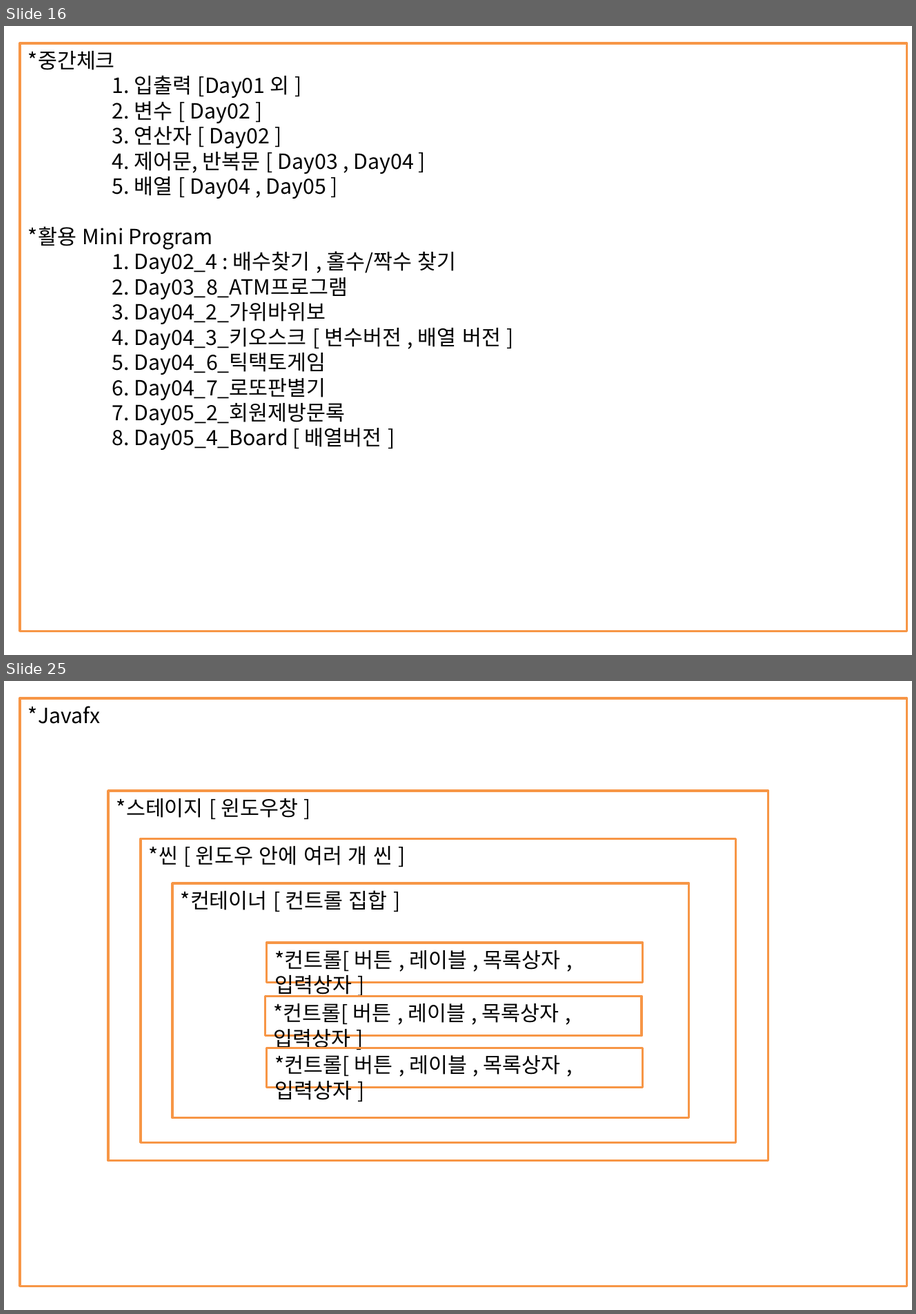
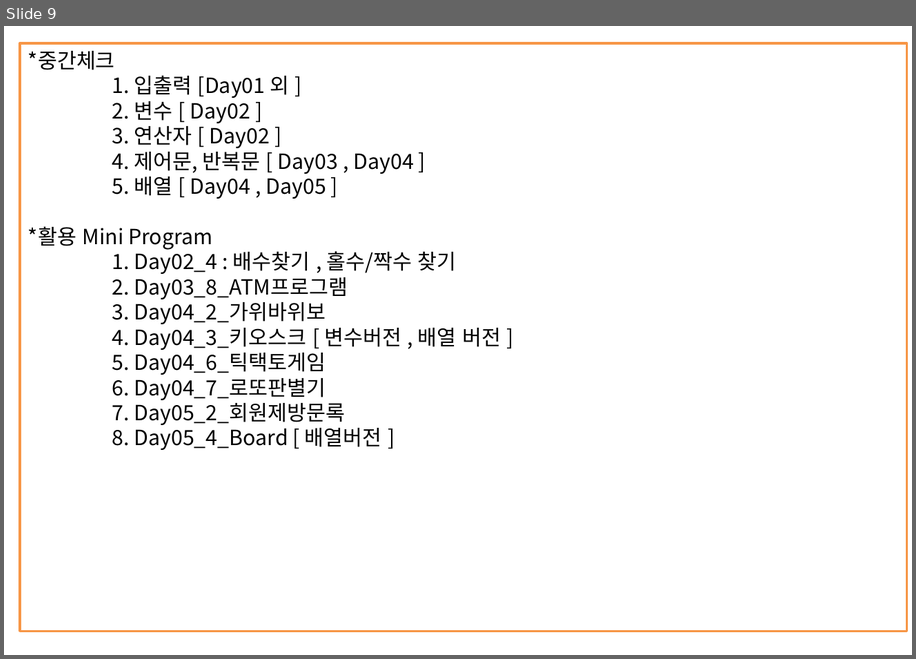
Before and after one commit to kth0027/ezen_kth, a slide deck: Study_Revise/JAVA-PPT/JAVA정리.pptx. Shown one above the other, each under a label of ours: slides 16 and 25 before the commit, slide 9 after it; the slides between them are not shown. The pictures are 916x1314 and 916x659 pixels, drawn with LibreOffice and Linux fonts; fonts in the diff are those of the drawing. Boxes give left, top, right and bottom in pixels: in the first picture for what was removed or moved away, otherwise in the second. Text is boxed around its words. In the diff, an @@ line names an element or a change of style, - is before the commit and + after.

```diff
--- a/Study_Revise/JAVA-PPT/JAVA정리.pptx
+++ b/Study_Revise/JAVA-PPT/JAVA정리.pptx
@@ slide 25 removed at (x1=4, y1=681, x2=912, y2=1310), background #FFFFFF @@
@@ rectangle removed at (x1=20, y1=699, x2=907, y2=1286) @@
-*Javafx
@@ rectangle removed at (x1=108, y1=791, x2=768, y2=1161) @@
-*스테이지 [ 윈도우창 ]
@@ rectangle removed at (x1=141, y1=838, x2=736, y2=1142) @@
-*씬 [ 윈도우 안에 여러 개 씬 ]
@@ rectangle removed at (x1=172, y1=883, x2=689, y2=1118) @@
-*컨테이너 [ 컨트롤 집합 ]
@@ rectangle removed at (x1=266, y1=943, x2=643, y2=982) @@
-*컨트롤[ 버튼 , 레이블 , 목록상자 , 입력상자 ]
@@ rectangle removed at (x1=266, y1=996, x2=642, y2=1036) @@
-*컨트롤[ 버튼 , 레이블 , 목록상자 , 입력상자 ]
@@ rectangle removed at (x1=266, y1=1047, x2=643, y2=1087) @@
-*컨트롤[ 버튼 , 레이블 , 목록상자 , 입력상자 ]
@@ what was slide 16 is now slide 9 @@
```
Also in this commit, not shown: 3 slides changed, 14 other slides removed.
